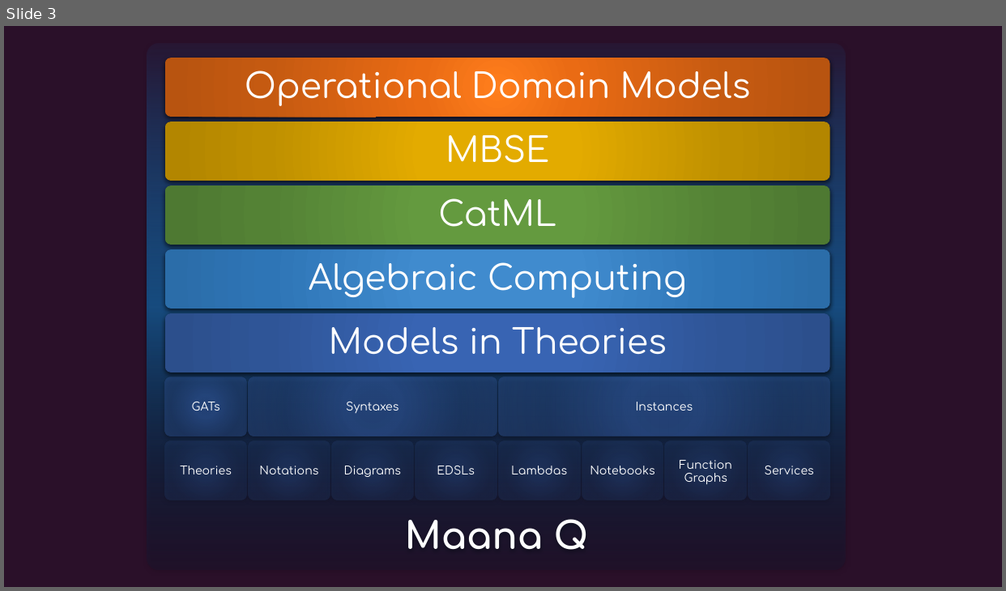
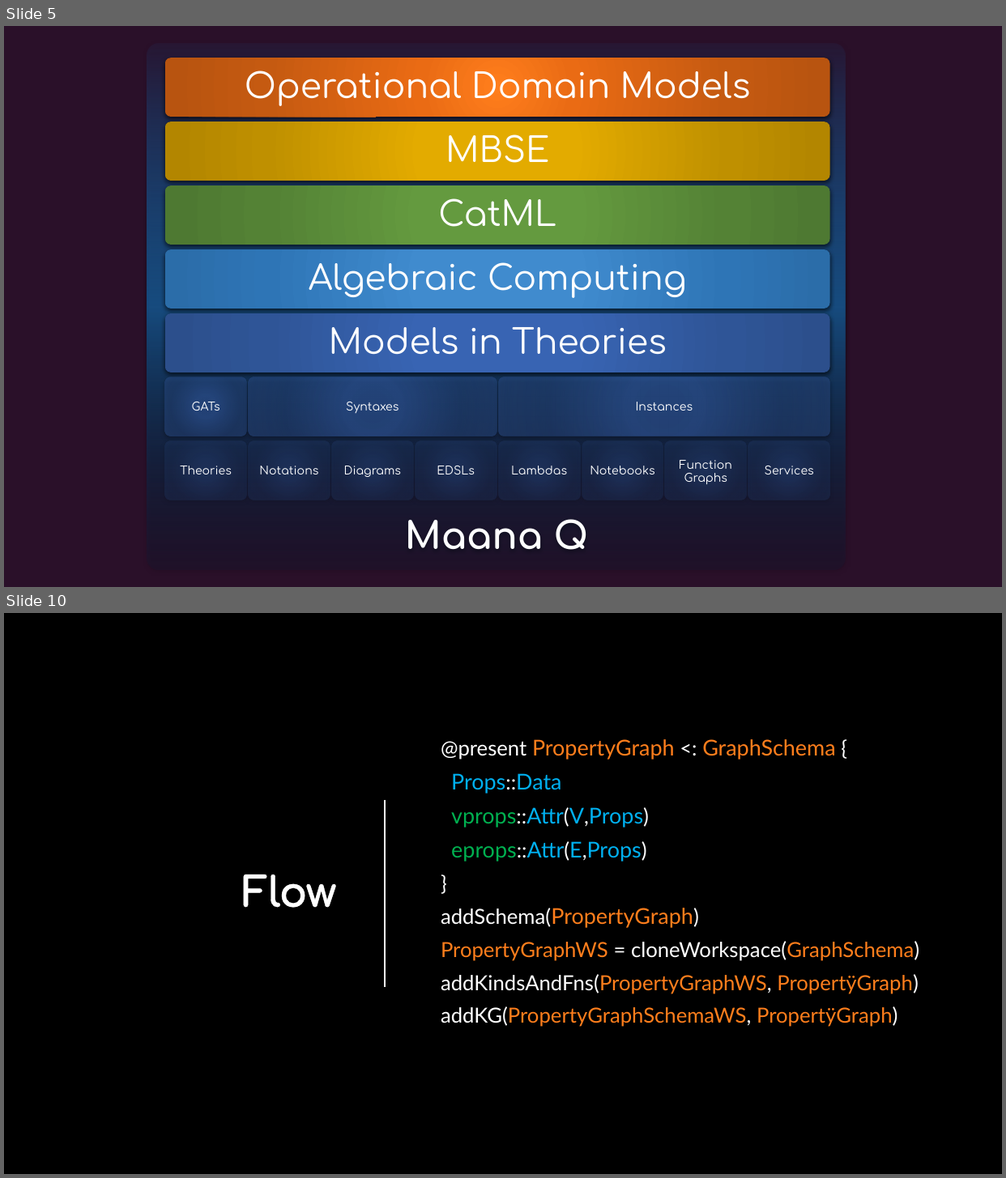
Before and after one commit to maana-io/cat-ml, a slide deck: presentations/gats-intro.pptx. Shown one above the other, each under a label of ours: slide 3 before the commit, slides 5 and 10 after it; the slides between them are not shown. The pictures are 1006x591 and 1006x1178 pixels, drawn with LibreOffice and Linux fonts; fonts in the diff are those of the drawing; background and template pictures are left out. Boxes give left, top, right and bottom in pixels: in the first picture for what was removed or moved away, otherwise in the second. Text is boxed around its words. In the diff, an @@ line names an element or a change of style, - is before the commit and + after.

```diff
--- a/presentations/gats-intro.pptx
+++ b/presentations/gats-intro.pptx
@@ slide 10 added at [4, 613, 1002, 1174], background picture (left out) @@
@@ text added at [441, 739, 919, 1027], 20 pt, text #FF7E1C @@
+@present PropertyGraph <: GraphSchema {
+Props::Data
+vprops::Attr(V,Props)
+eprops::Attr(E,Props)
+}
+addSchema(PropertyGraph)
+PropertyGraphWS = cloneWorkspace(GraphSchema)
+addKindsAndFns(PropertyGraphWS, PropertÿGraph)
+addKG(PropertyGraphSchemaWS, PropertÿGraph)
@@ line added from (385, 800) to (385, 987), #FFFFFF 1.25 pt @@
@@ title added at [242, 875, 336, 908], 40 pt, text #FFFFFF, bold @@
+Flow
@@ what was slide 3 is now slide 5 @@
```
Also in this commit, not shown: 10 other slides added, 1 slide removed, 1 other file.
